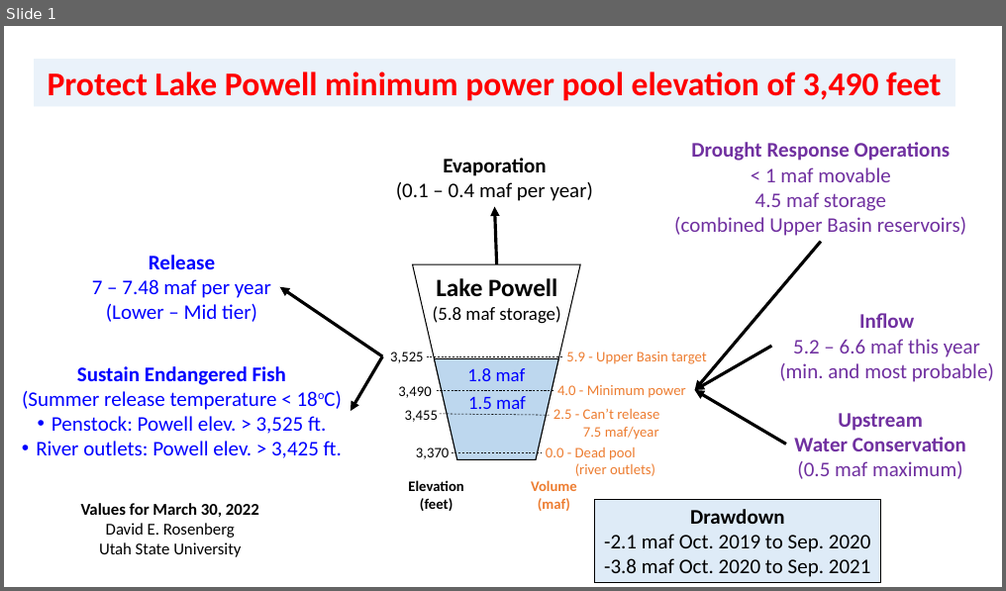
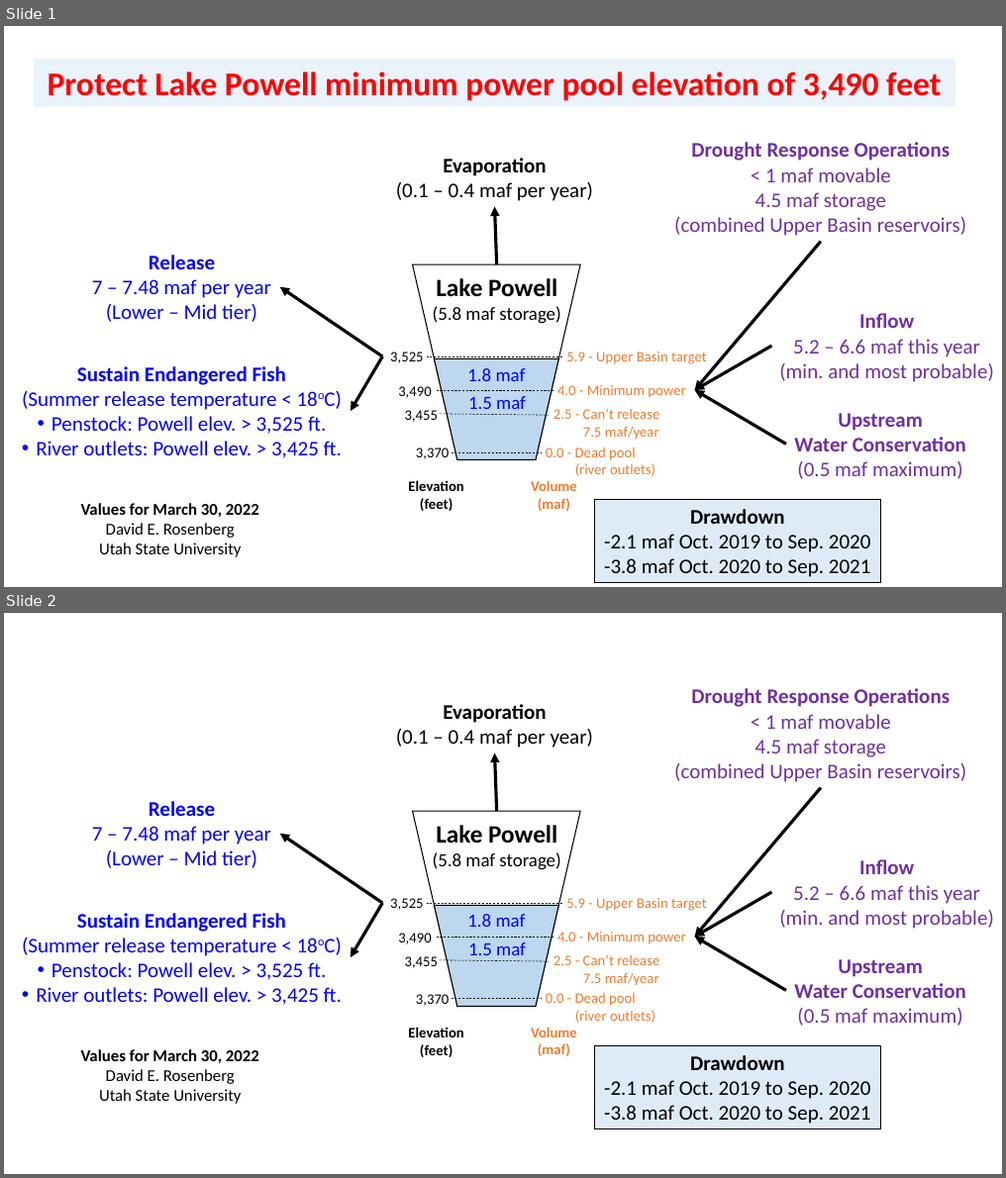
Before and after one commit to dzeke/ColoradoRiverCoding, a slide deck: ProtectPowellInBrief/ProtectLakePowellInBrief-DataAssembly.pptx. Shown one above the other, each under a label of ours: slide 1 before the commit, slides 1 and 2 after it. The pictures are 1006x591 and 1006x1178 pixels, drawn with LibreOffice and Linux fonts; fonts in the diff are those of the drawing. Boxes give left, top, right and bottom in pixels: in the first picture for what was removed or moved away, otherwise in the second. Text is boxed around its words. In the diff, an @@ line names an element or a change of style, - is before the commit and + after.

Commit message:
Fix typos and missing stuff in ProtectPowellInBrief

```diff
--- a/ProtectPowellInBrief/ProtectLakePowellInBrief-DataAssembly.pptx
+++ b/ProtectPowellInBrief/ProtectLakePowellInBrief-DataAssembly.pptx
@@ slide 2 added at box(4, 613, 1002, 1174), background #FFFFFF @@
@@ text added at box(674, 688, 967, 782), 20 pt, text #7030A0 @@
+Drought Response Operations
+< 1 maf movable
+4.5 maf storage
+(combined Upper Basin reservoirs)
@@ text added at box(396, 704, 593, 748), 20 pt, text #000000 @@
+Evaporation
+(0.1 – 0.4 maf per year)
@@ arrow added from (497, 814) to (494, 753), #000000 3 pt @@
@@ arrow added from (821, 788) to (695, 937), #000000 3 pt @@
@@ text added at box(92, 801, 271, 868), 20 pt, text #0000FF @@
+Release
+7 – 7.48 maf per year
+(Lower – Mid tier)
@@ arrow added from (383, 903) to (280, 834), #000000 3 pt @@
@@ group added at box(390, 811, 707, 1023): 9 texts, 4 lines, 2 trapezoids @@
+3,525
+5.9 - Upper Basin target
+3,490
+4.0 - Minimum power
+3,455
+2.5 - Can’t release
+7.5 maf/year
+3,370
+0.0 - Dead pool
+(river outlets)
+Lake Powell
+(5.8 maf storage)
@@ text added at box(779, 860, 994, 929), 20 pt, text #7030A0 @@
+Inflow
+5.2 – 6.6 maf this year
+(min. and most probable)
@@ arrow added from (383, 903) to (350, 958), #000000 3 pt @@
@@ arrow added from (772, 892) to (695, 937), #000000 3 pt @@
@@ text added at box(22, 913, 342, 1005), 20 pt, text #0000FF @@
+Sustain Endangered Fish
+(Summer release temperature < 18oC)
+• Penstock: Powell elev. > 3,525 ft.
+• River outlets: Powell elev. > 3,425 ft.
@@ text added at box(467, 914, 526, 927), 18 pt, text #0000FF @@
+1.8 maf
@@ arrow added from (786, 990) to (695, 937), #000000 3 pt @@
@@ text added at box(468, 943, 526, 956), 18 pt, text #0000FF @@
+1.5 maf
@@ text added at box(794, 959, 966, 1026), 20 pt, text #7030A0, bold @@
+Upstream
+Water Conservation
+(0.5 maf maximum)
@@ text added at box(408, 1027, 463, 1058), 14 pt, text #000000, bold @@
+Elevation
+(feet)
@@ text added at box(531, 1027, 577, 1057), 14 pt, text #ED7D31, bold @@
+Volume
+(maf)
@@ text added at box(81, 1050, 259, 1104), 16 pt, text #000000 @@
+Values for March 30, 2022
+David E. Rosenberg
+Utah State University
@@ rectangle added at box(595, 1047, 880, 1130), fill #DEEBF7, outline #000000 0.75 pt, 20 pt, text #000000 @@
+Drawdown
+-2.1 maf Oct. 2019 to Sep. 2020
+-3.8 maf Oct. 2020 to Sep. 2021
```
Also in this commit, not shown: 5 other files.
